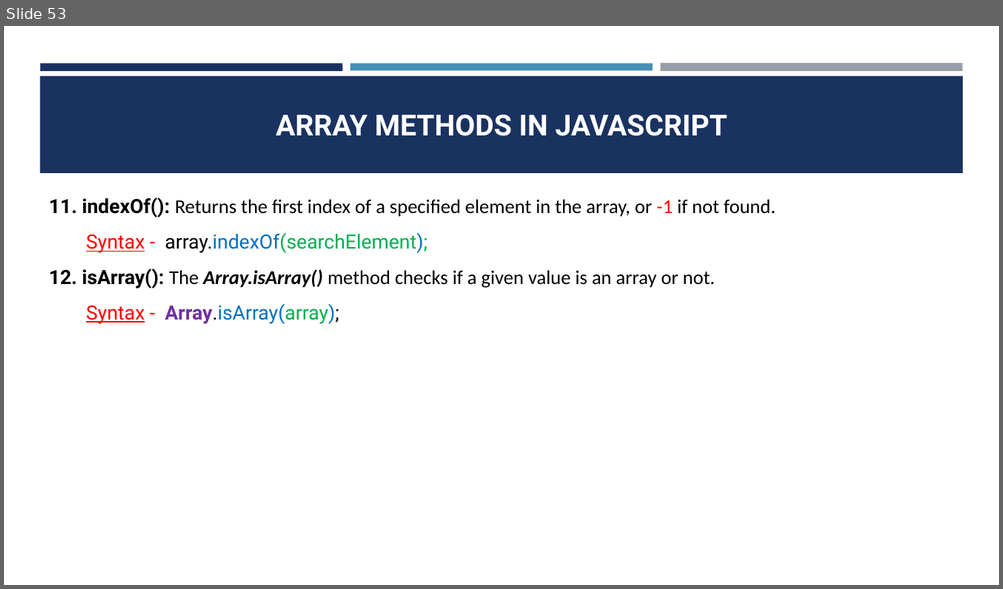
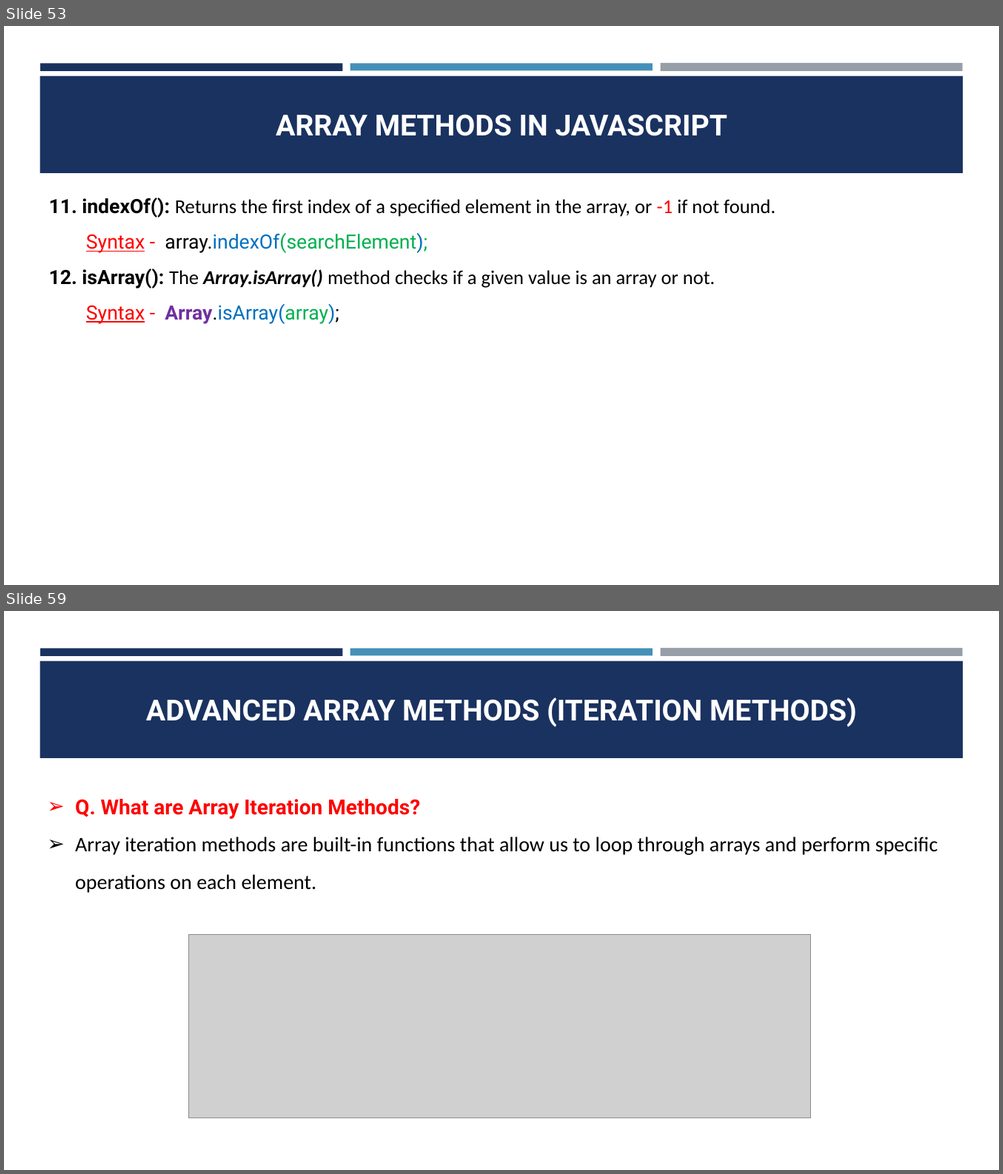
Before and after one commit to CodeCrafterRohit/PEC-Training, a slide deck: JAVASCRIPT/JAVASCRIPT PPT.pptx. Shown one above the other, each under a label of ours: slide 53 before the commit, slides 53 and 59 after it; the slides between them are not shown. The pictures are 1003x589 and 1003x1174 pixels, drawn with LibreOffice and Linux fonts; fonts in the diff are those of the drawing; grey boxes stand for pictures. Boxes give left, top, right and bottom in pixels: in the first picture for what was removed or moved away, otherwise in the second. Text is boxed around its words. In the diff, an @@ line names an element or a change of style, - is before the commit and + after.

```diff
--- a/JAVASCRIPT/JAVASCRIPT PPT.pptx
+++ b/JAVASCRIPT/JAVASCRIPT PPT.pptx
@@ slide 59 added at (4, 611, 999, 1170), background #FFFFFF; not listed: 4 template elements that a slide beside it also shows @@
@@ title added at (146, 698, 856, 727), 28 pt, text #FFFFFF, bold @@
+ADVANCED ARRAY METHODS (ITERATION METHODS)
@@ text added at (75, 799, 938, 893), 20 pt, text #000000 @@
+➢ Q. What are Array Iteration Methods?
+➢ Array iteration methods are built-in functions that allow us to loop through arrays and perform specific operations on each element.
@@ picture added at (189, 935, 811, 1119) @@
```
Also in this commit, not shown: 19 other slides added, 14 other files.
